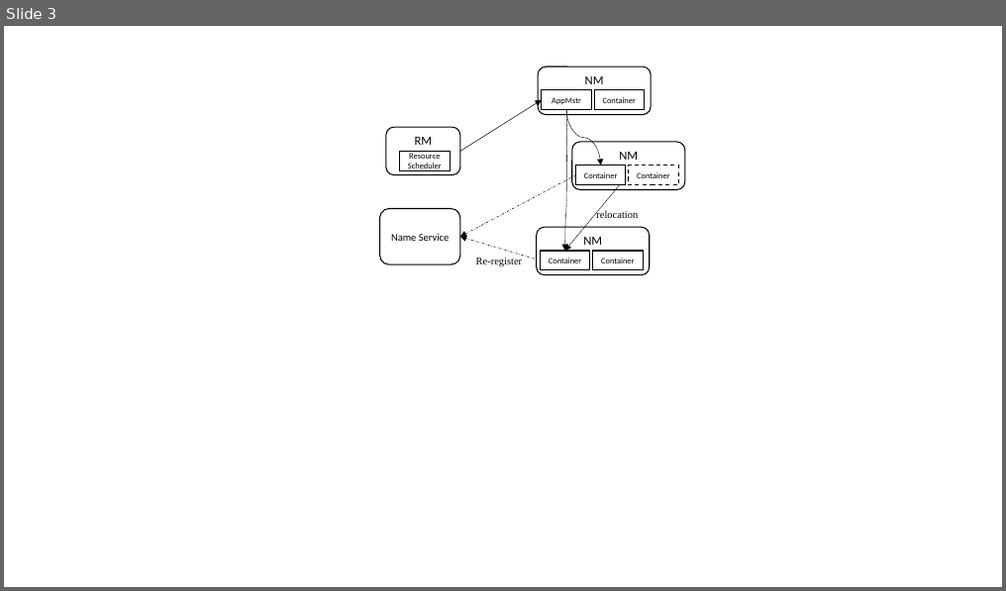
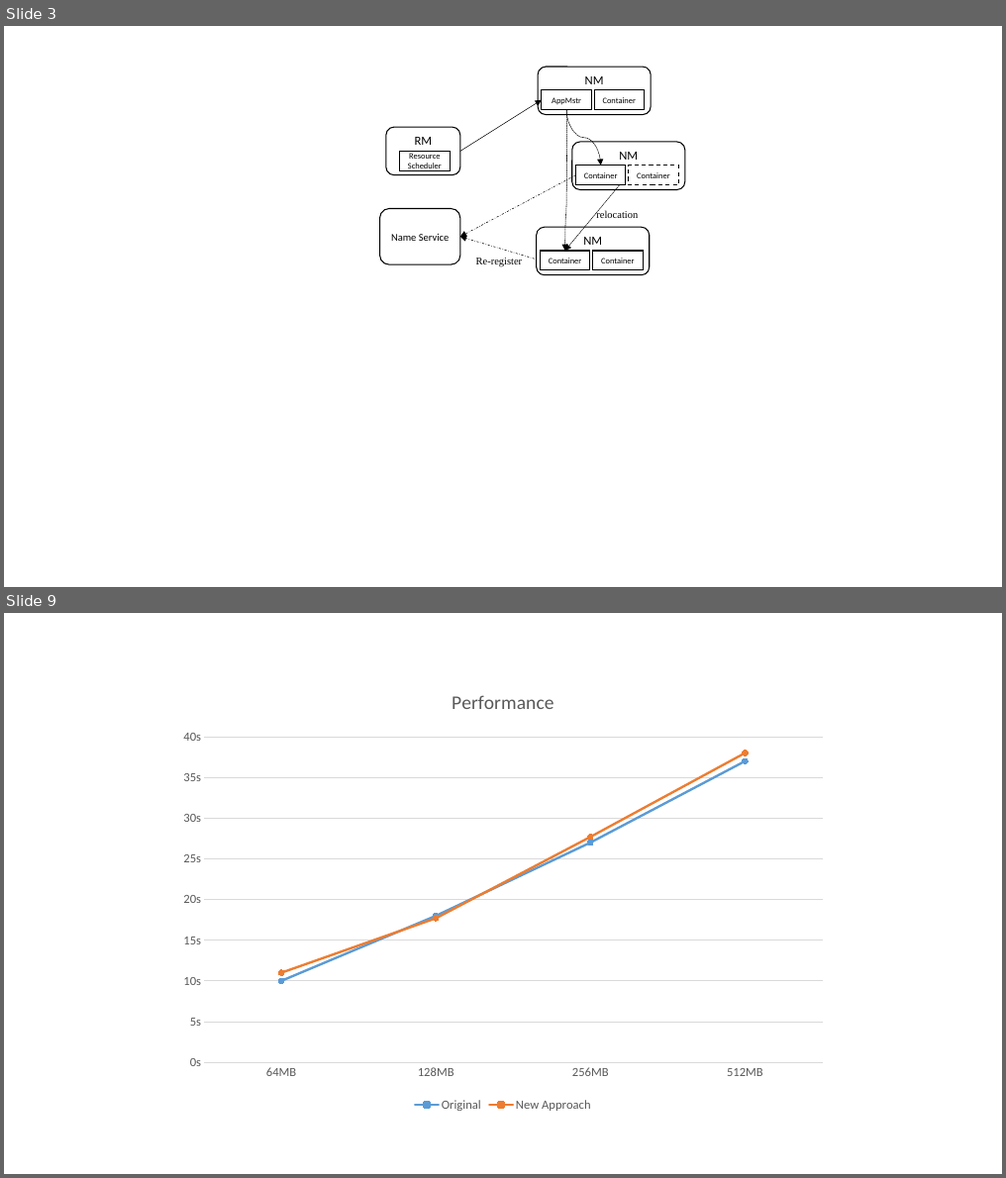
Before and after one commit to huiyi-learning/Dissertation, a slide deck: Essay/Figures.pptx. Shown one above the other, each under a label of ours: slide 3 before the commit, slides 3 and 9 after it; the slides between them are not shown. The pictures are 1006x591 and 1006x1178 pixels, drawn with LibreOffice and Linux fonts; fonts in the diff are those of the drawing. Boxes give left, top, right and bottom in pixels: in the first picture for what was removed or moved away, otherwise in the second. Text is boxed around its words. In the diff, an @@ line names an element or a change of style, - is before the commit and + after.

```diff
--- a/Essay/Figures.pptx
+++ b/Essay/Figures.pptx
@@ slide 9 added at (x1=4, y1=613, x2=1002, y2=1174), background #FFFFFF @@
@@ line chart added at (x1=170, y1=672, x2=836, y2=1116) @@
+title "Performance "
+categories: 64MB, 128MB, 256MB, 512MB
+Original: 10, 18, 27, 37
+New Approach: 11, 18, 28, 38
```
Also in this commit, not shown: 1 slide changed, 5 other slides added, 9 other files.
